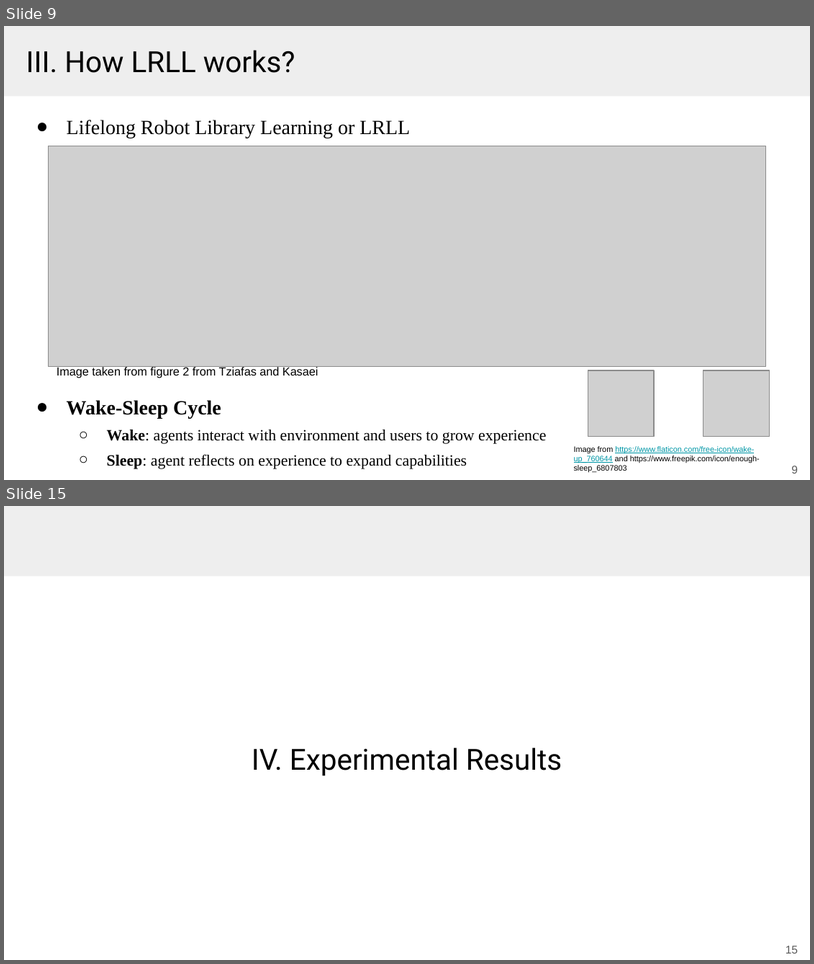
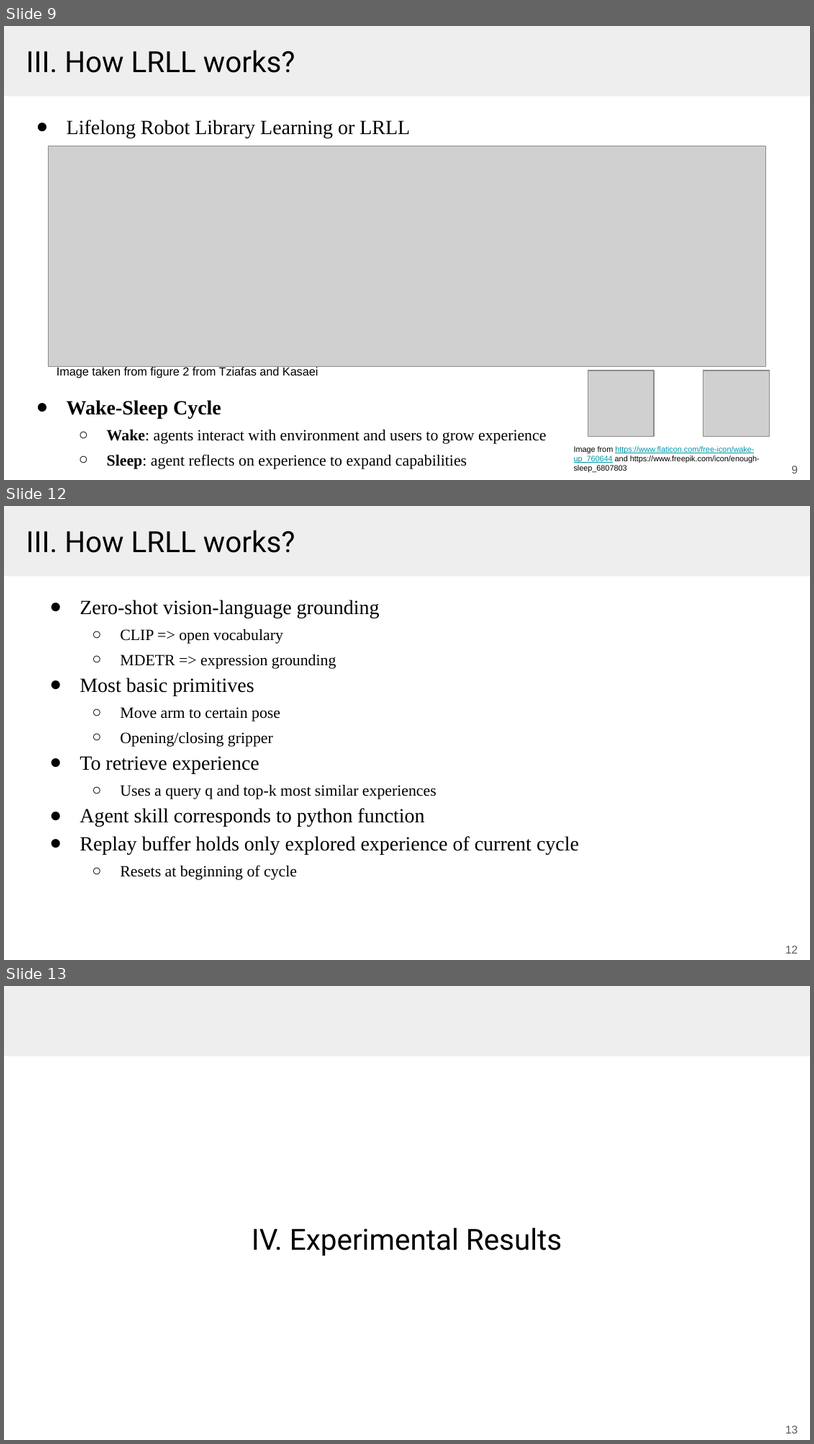
Before and after one commit to Tazering/UVA-CS, a slide deck: CS-6501_Kuo/paper presentation/lifelong_robot_presentation.pptx. Shown one above the other, each under a label of ours: slides 9 and 15 before the commit, slides 9, 12 and 13 after it; the slides between them are not shown. The pictures are 814x964 and 814x1444 pixels, drawn with LibreOffice and Linux fonts; fonts in the diff are those of the drawing; grey boxes stand for pictures. Boxes give left, top, right and bottom in pixels: in the first picture for what was removed or moved away, otherwise in the second. Text is boxed around its words. In the diff, an @@ line names an element or a change of style, - is before the commit and + after.

```diff
--- a/CS-6501_Kuo/paper presentation/lifelong_robot_presentation.pptx
+++ b/CS-6501_Kuo/paper presentation/lifelong_robot_presentation.pptx
@@ slide 12 added at box(4, 506, 810, 960), background #FFFFFF; not listed: 1 template element that a slide beside it also shows @@
@@ title added at box(26, 530, 296, 553), 26 pt, text #000000 @@
+III. How LRLL works?
@@ text added at box(80, 600, 579, 880), 18 pt, text #000000 @@
+● Zero-shot vision-language grounding
+  ○ CLIP => open vocabulary
+  ○ MDETR => expression grounding
+● Most basic primitives
+  ○ Move arm to certain pose
+  ○ Opening/closing gripper
+● To retrieve experience
+  ○ Uses a query q and top-k most similar experiences
+● Agent skill corresponds to python function
+● Replay buffer holds only explored experience of current cycle
+  ○ Resets at beginning of cycle
@@ page number added at box(758, 941, 806, 957), 10 pt, text #595959 @@
+12
@@ page number added at box(786, 945, 798, 953), 10 pt, text #FFFFFF @@
+12
@@ what was slide 15 is now slide 13 @@
@@ page number at box(758, 1421, 806, 1437): text changed @@
-15
+13
@@ page number at box(786, 1425, 798, 1433): text changed @@
-15
+13
```
Also in this commit, not shown: 12 slides changed, 2 other slides added, 6 slides removed, 2 other files.
